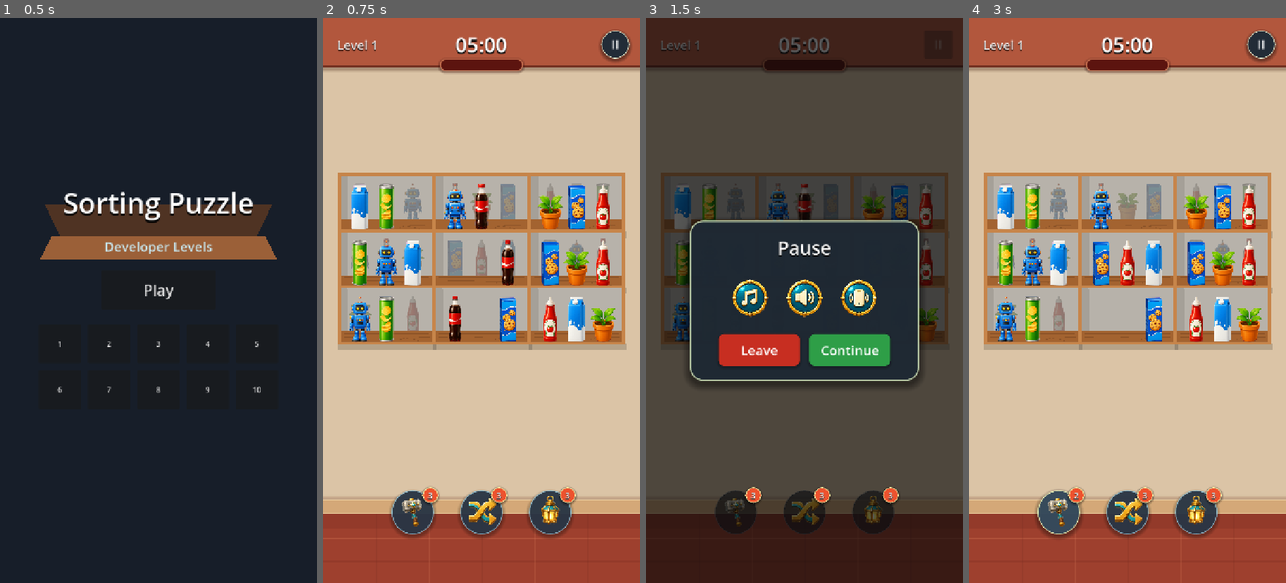
Above: before the commit, frames 1-4 (left to right).
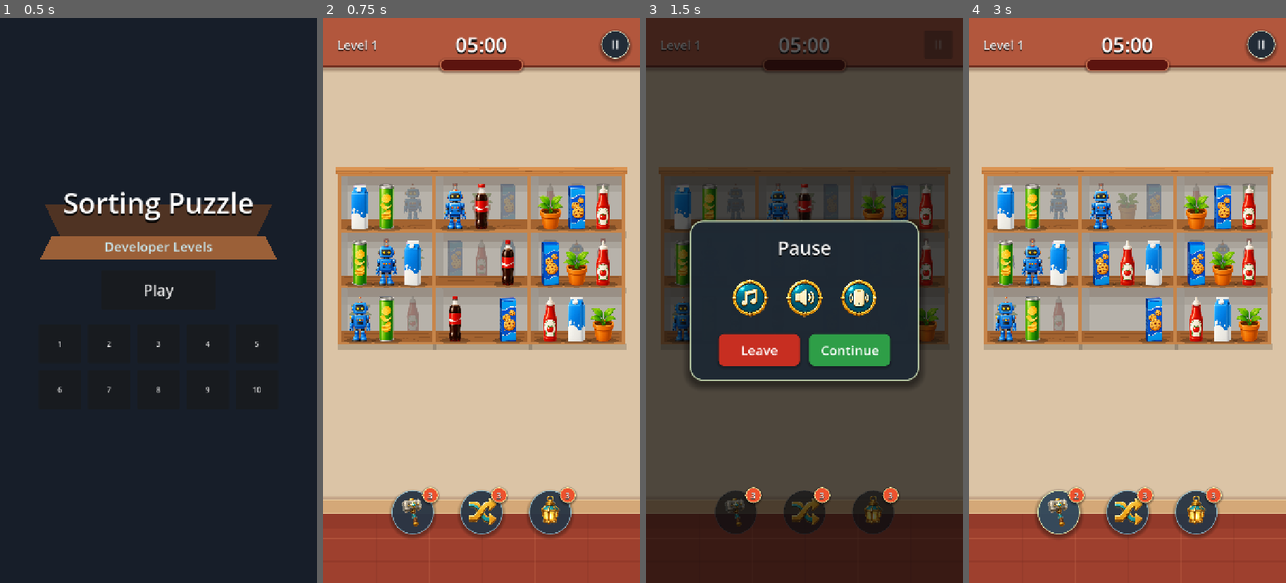
Above: after the commit, the same moments.

Repository: vladeque/sorting-puzzle
Game: Godot game, scene res://scenes/main_menu.tscn
Two runs of this game, one before a commit and one after it. Both use one fixed random seed, a clock stepped at 60 frames per second and the inputs below.
Inputs:
- Up to frame 1 (0.5 s): no input
- Up to frame 2 (0.75 s): click "Play" at 0.5 s
- Up to frame 3 (1.5 s): click "II" at 1.25 s
- Up to frame 4 (3 s): click "Continue" at 2 s; click "3" at 2.75 s

Frame 1 is identical in both runs. In frame 2, 5.7% of the frame differs, in the area x 4-96%, y 26-58%; in frame 3, 0.9%; in frame 4, 5.7%.

Commit message:
Improve shelf and item shadows

Diff:
--- a/scenes/item.tscn
+++ b/scenes/item.tscn
@@ -34,6 +34,12 @@
 z_index = 6
 script = ExtResource("1_item_script")
 
+[node name="Shadow" type="Polygon2D" parent="." unique_id=1649807921]
+z_index = -1
+position = Vector2(0, 49)
+color = Color(0.04, 0.03, 0.02, 0.26)
+polygon = PackedVector2Array(-35, 0, -26, -5, 0, -7, 26, -5, 35, 0, 26, 5, 0, 7, -26, 5)
+
 [node name="OutlineSprite" type="Sprite2D" parent="." unique_id=515204852]
 visible = false
 material = SubResource("ShaderMaterial_4gq7n")
--- a/scenes/shelf.tscn
+++ b/scenes/shelf.tscn
@@ -13,6 +13,16 @@
 color = Color(0.72, 0.7, 0.67, 1)
 polygon = PackedVector2Array(-104, -81, 104, -81, 104, 16, -104, 16)
 
+[node name="BackWallTopShade" type="Polygon2D" parent="." unique_id=2086175922]
+z_index = 2
+color = Color(0.22, 0.12, 0.06, 0.24)
+polygon = PackedVector2Array(-104, -81, 104, -81, 104, -61, -104, -61)
+
+[node name="BackWallTopShadeSoft" type="Polygon2D" parent="." unique_id=2067159569]
+z_index = 2
+color = Color(0.22, 0.12, 0.06, 0.1)
+polygon = PackedVector2Array(-104, -61, 104, -61, 104, -45, -104, -45)
+
 [node name="BackWallLeftShade" type="Polygon2D" parent="." unique_id=1566344107]
 z_index = 2
 color = Color(0.62, 0.6, 0.57, 0.74)
@@ -24,6 +34,36 @@
 z_index = 3
 color = Color(0.78, 0.52, 0.29, 1)
 polygon = PackedVector2Array(-112, -89, 112, -89, 112, -81, -112, -81)
+
+[node name="TopCeilingCap" type="Node2D" parent="." unique_id=1045513466]
+visible = false
+z_index = 7
+
+[node name="BackBoard" type="Polygon2D" parent="TopCeilingCap" unique_id=1956528080]
+color = Color(0.86, 0.58, 0.32, 1)
+polygon = PackedVector2Array(-116, -102, 116, -102, 116, -90, -116, -90)
+
+[node name="ShadowEdge" type="Polygon2D" parent="TopCeilingCap" unique_id=931218155]
+z_index = 1
+color = Color(0.39, 0.2, 0.09, 0.32)
+polygon = PackedVector2Array(-116, -94, 116, -94, 116, -90, -116, -90)
+
+[node name="FrontLip" type="Polygon2D" parent="TopCeilingCap" unique_id=2115499776]
+z_index = 2
+color = Color(0.78, 0.48, 0.23, 1)
+polygon = PackedVector2Array(-118, -92, 118, -92, 114, -86, -114, -86)
+
+[node name="GrainTop" type="Line2D" parent="TopCeilingCap" unique_id=522215183]
+z_index = 3
+points = PackedVector2Array(-108, -99, -42, -100, 18, -98, 108, -99)
+width = 1.0
+default_color = Color(0.46, 0.24, 0.11, 0.26)
+
+[node name="GrainFront" type="Line2D" parent="TopCeilingCap" unique_id=532562069]
+z_index = 3
+points = PackedVector2Array(-110, -91, -36, -90, 52, -91, 110, -90)
+width = 1.0
+default_color = Color(0.98, 0.74, 0.44, 0.28)
 
 [node name="LeftWall" type="Polygon2D" parent="." unique_id=1529082060]
 z_index = 4
--- a/scripts/item.gd
+++ b/scripts/item.gd
@@ -1,6 +1,8 @@
 @tool
 class_name ShelfItem
 extends Area2D
+
+const DEFAULT_VISUAL_SCALE := 0.46
 
 @export var item_id: StringName = &""
 
@@ -54,6 +56,10 @@
 	if outline_sprite != null:
 		outline_sprite.texture = texture
 
+	var shadow := get_node_or_null("Shadow") as CanvasItem
+	if shadow != null:
+		shadow.visible = texture != null
+
 
 func _apply_visual_scale() -> void:
 	var sprite := get_node_or_null("Sprite2D") as Sprite2D
@@ -63,6 +69,10 @@
 	var outline_sprite := get_node_or_null("OutlineSprite") as Sprite2D
 	if outline_sprite != null:
 		outline_sprite.scale = _get_outline_scale()
+
+	var shadow := get_node_or_null("Shadow") as Node2D
+	if shadow != null:
+		shadow.scale = Vector2.ONE * (visual_scale / DEFAULT_VISUAL_SCALE)
 
 
 func _prepare_outline_material() -> void:
--- a/scripts/level.gd
+++ b/scripts/level.gd
@@ -28,10 +28,14 @@
 const SHELF_LOCKED_META := &"is_locked"
 const LOCKED_OVERLAY_NAME := "LockedOverlay"
 const LOCK_REMAINING_LABEL_NAME := "RemainingLabel"
+const SHELF_VISUAL_VARIANT_META := &"visual_variant"
+const SHELF_TOP_CEILING_CAP_NAME := "TopCeilingCap"
 const ROW_LAYOUTS_KEY := "row_layouts"
 const ROW_MOTION_HORIZONTAL_WRAP := "horizontal_wrap"
 const SHELF_VISUAL_VARIANT_FULL := "full"
 const SHELF_VISUAL_VARIANT_FLOOR_ONLY := "floor_only"
+const SHELF_TOP_STACK_VERTICAL_EPSILON := 4.0
+const SHELF_TOP_STACK_MIN_HORIZONTAL_OVERLAP := 0.35
 const HUD_TOP_MARGIN := 28.0
 const HUD_SIDE_MARGIN := 24.0
 const LEVEL_LABEL_MARGIN_LEFT := 32.0
@@ -53,8 +57,11 @@
 const PAUSE_MENU_PANEL_SIZE := Vector2(520, 363)
 const SHELF_FLOOR_ONLY_HIDDEN_NODES := [
 	"BackWall",
+	"BackWallTopShade",
+	"BackWallTopShadeSoft",
 	"BackWallLeftShade",
 	"Ceiling",
+	"TopCeilingCap",
 	"LeftWall",
 	"RightWall",
 	"Highlight",
@@ -572,6 +579,7 @@
 	else:
 		_add_preset_layout_shelves(shelves, shelves_config)
 
+	_update_top_shelf_ceiling_caps()
 	_apply_responsive_layout()
 	_set_moving_shelf_rows_paused(false)
 	_update_locked_shelves()
@@ -848,14 +856,65 @@
 func _apply_shelf_visual_variant(shelf: Node2D, visual_variant: String) -> void:
 	match visual_variant:
 		SHELF_VISUAL_VARIANT_FULL:
+			shelf.set_meta(SHELF_VISUAL_VARIANT_META, SHELF_VISUAL_VARIANT_FULL)
 			return
 		SHELF_VISUAL_VARIANT_FLOOR_ONLY:
+			shelf.set_meta(SHELF_VISUAL_VARIANT_META, SHELF_VISUAL_VARIANT_FLOOR_ONLY)
 			for node_name in SHELF_FLOOR_ONLY_HIDDEN_NODES:
 				var node := shelf.get_node_or_null(node_name) as CanvasItem
 				if node != null:
 					node.visible = false
 		_:
+			shelf.set_meta(SHELF_VISUAL_VARIANT_META, SHELF_VISUAL_VARIANT_FULL)
 			push_warning("Unknown shelf visual_variant '%s'. Using full shelf." % visual_variant)
+
+
+func _update_top_shelf_ceiling_caps() -> void:
+	var shelves := _get_all_shelves()
+	for shelf_node in shelves:
+		var shelf := shelf_node as Node2D
+		if shelf == null:
+			continue
+
+		_set_shelf_top_ceiling_cap_visible(shelf, not _has_stacked_shelf_above(shelf, shelves))
+
+
+func _has_stacked_shelf_above(shelf: Node2D, shelves: Array[Node]) -> bool:
+	var shelf_position := _get_shelf_root_local_position(shelf)
+	for other_node in shelves:
+		var other_shelf := other_node as Node2D
+		if other_shelf == null or other_shelf == shelf:
+			continue
+
+		var other_position := _get_shelf_root_local_position(other_shelf)
+		if other_position.y >= shelf_position.y - SHELF_TOP_STACK_VERTICAL_EPSILON:
+			continue
+
+		if _shelf_cells_stack_horizontally(shelf_position.x, other_position.x):
+			return true
+
+	return false
+
+
+func _shelf_cells_stack_horizontally(first_x: float, second_x: float) -> bool:
+	var overlap_width = maxf(SHELF_CELL_SIZE.x - absf(first_x - second_x), 0.0)
+	return overlap_width / SHELF_CELL_SIZE.x >= SHELF_TOP_STACK_MIN_HORIZONTAL_OVERLAP
+
+
+func _get_shelf_root_local_position(shelf: Node2D) -> Vector2:
+	if _shelves_root != null and shelf.is_inside_tree():
+		return _shelves_root.to_local(shelf.global_position)
+
+	return shelf.position
+
+
+func _set_shelf_top_ceiling_cap_visible(shelf: Node2D, should_show: bool) -> void:
+	var cap := shelf.get_node_or_null(SHELF_TOP_CEILING_CAP_NAME) as CanvasItem
+	if cap == null:
+		return
+
+	var visual_variant := str(shelf.get_meta(SHELF_VISUAL_VARIANT_META, SHELF_VISUAL_VARIANT_FULL))
+	cap.visible = should_show and visual_variant == SHELF_VISUAL_VARIANT_FULL
 
 
 func _get_grid_layout_positions(columns: int, shelf_count: int) -> Array[Vector2]:
@@ -879,6 +938,7 @@
 	var shelf := SHELF_SCENE.instantiate() as Node2D
 	shelf.name = "Shelf%02d" % shelf_number
 	shelf.position = shelf_position
+	shelf.set_meta(SHELF_VISUAL_VARIANT_META, SHELF_VISUAL_VARIANT_FULL)
 	parent.add_child(shelf)
 
 	return shelf
Not shown, changed: docs/PROJECT_MAP.md
Not shown, changed: docs/SCENES.md
Not shown, changed: docs/SCRIPTS.md
